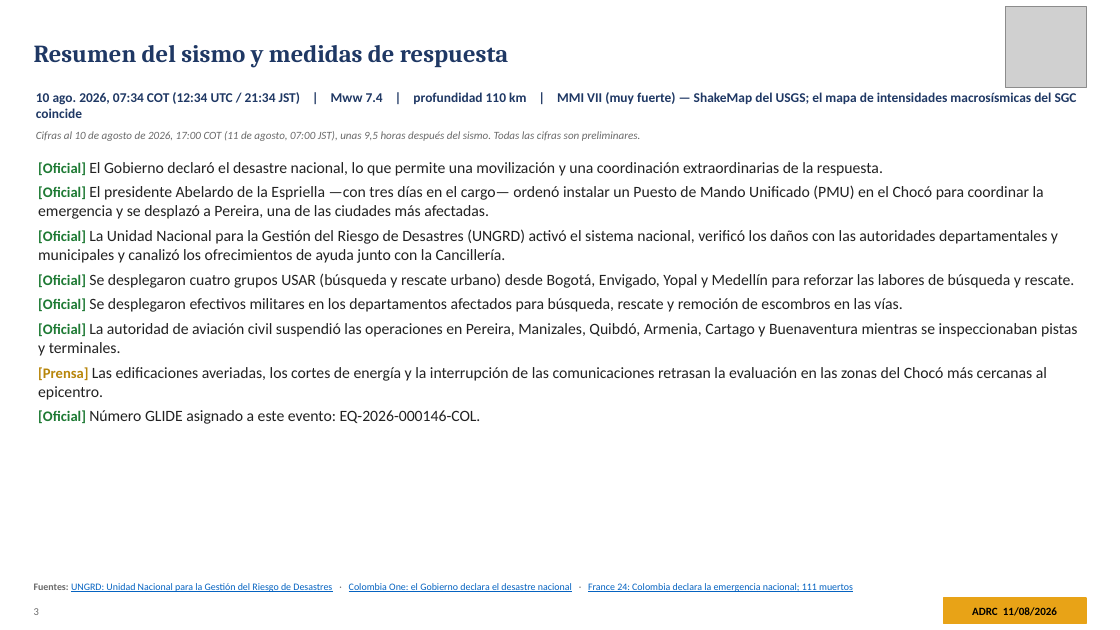
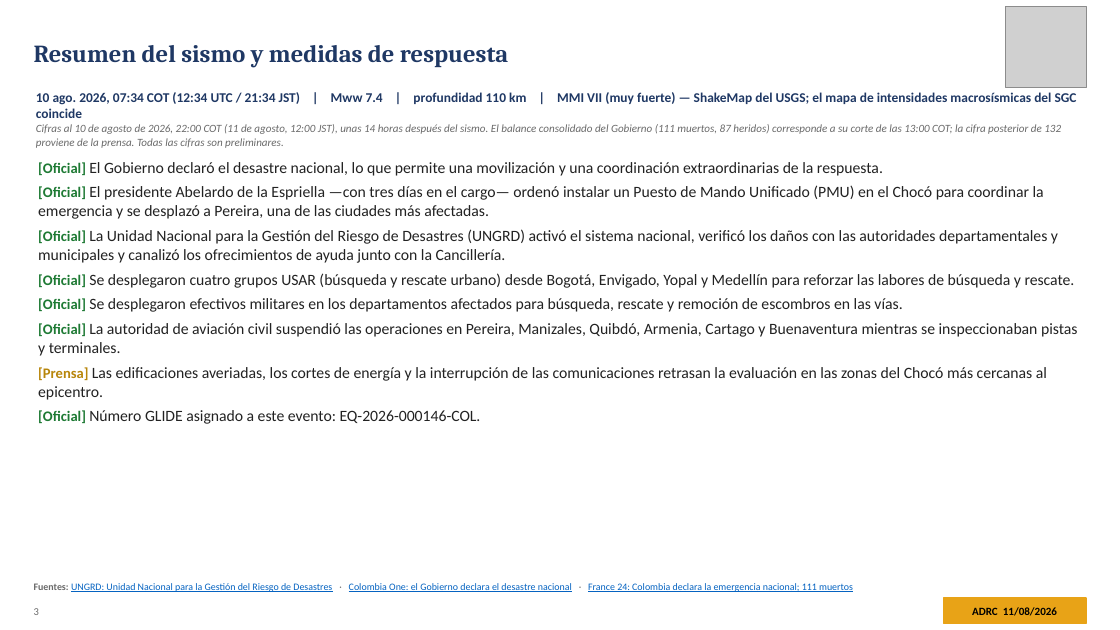
Before and after one commit to kochobi-max/whatsmap, a slide deck: slide 3 of reports/colombia_eq_20260810/output/ADRC_EQ_COL_Choco_20260810_ES.pptx. Drawn at 1120x630 pixels with LibreOffice and Linux fonts; fonts in the diff are those of the drawing; grey boxes stand for pictures. Boxes give left, top, right and bottom in pixels: in the first picture for what was removed or moved away, otherwise in the second. Text is boxed around its words. In the diff, an @@ line names an element or a change of style, - is before the commit and + after.

```diff
--- a/reports/colombia_eq_20260810/output/ADRC_EQ_COL_Choco_20260810_ES.pptx
+++ b/reports/colombia_eq_20260810/output/ADRC_EQ_COL_Choco_20260810_ES.pptx
@@ text at box(36, 124, 1061, 148): text changed @@
-Cifras al 10 de agosto de 2026, 17:00 COT (11 de agosto, 07:00 JST), unas 9,5 horas después del sismo. Todas las cifras son preliminares.
+Cifras al 10 de agosto de 2026, 22:00 COT (11 de agosto, 12:00 JST), unas 14 horas después del sismo. El balance consolidado del Gobierno (111 muertos, 87 heridos) corresponde a su corte de las 13:00 COT; la cifra posterior de 132 proviene de la prensa. Todas las cifras son preliminares.
```
Also in this commit, not shown: 11 other slides changed, 7 other files.
